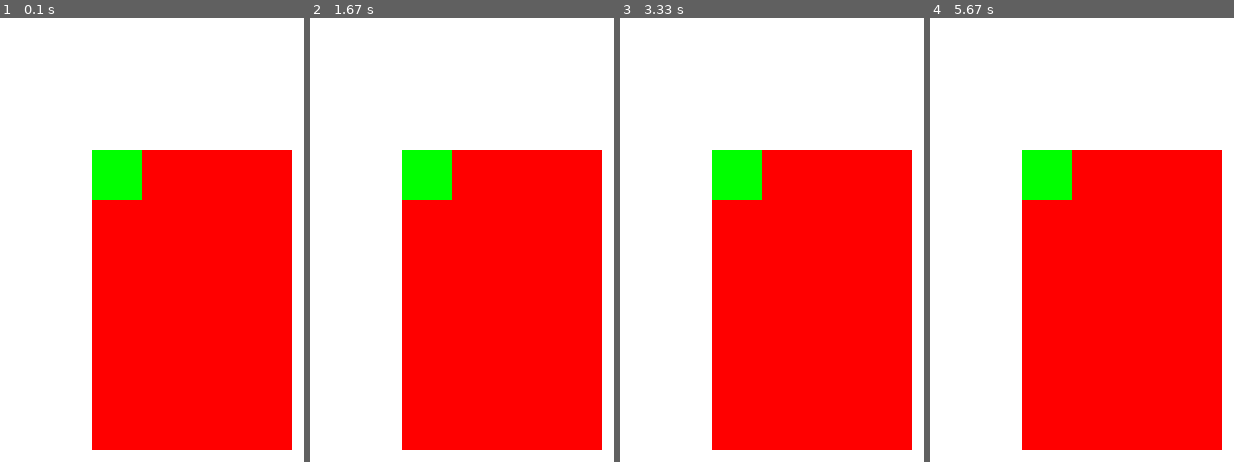
Above: before the commit, frames 1-4 (left to right).
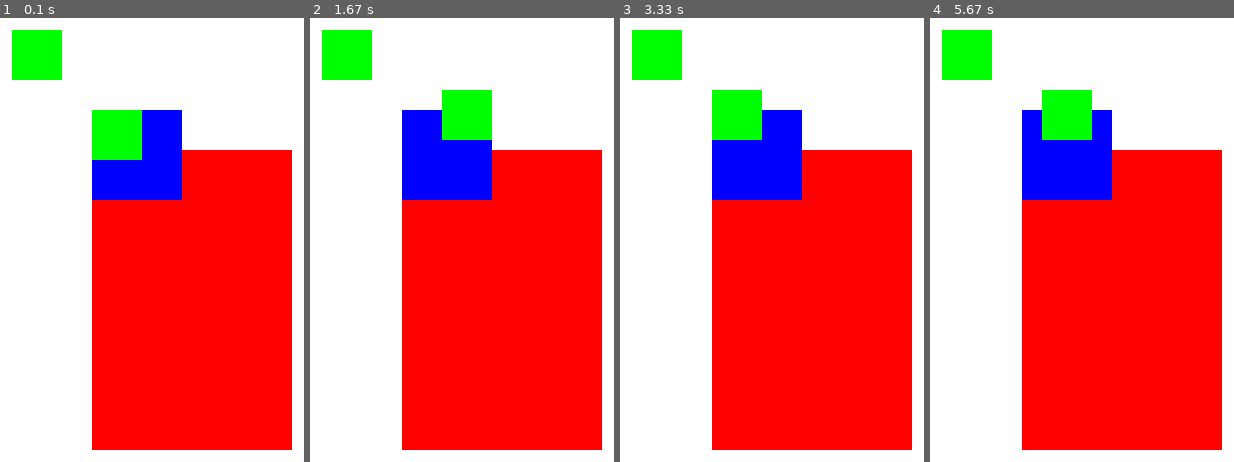
Above: after the commit, the same moments.

Repository: MartinNoy/JuegoPygame
Game: pygame game, started from Juego.py
Two runs of this game, one before a commit and one after it. Both use one fixed random seed, a clock stepped at 60 frames per second and the inputs below.
Inputs:
- Up to frame 1 (0.1 s): no input
- Up to frame 2 (1.67 s): hold Right 0.33-0.8 s; hold Up 0.83-1.13 s; hold Right 1.17-1.63 s
- Up to frame 3 (3.33 s): hold Left 1.67-2.2 s; hold Down 2.23-2.53 s; hold Left 2.57-2.97 s; hold Up from 3 s (still down)
- Up to frame 4 (5.67 s): release Up at 3.37 s; hold Right 3.4-4.03 s; hold Down 4.07-4.43 s; hold Left 4.47-4.93 s; hold Right 4.97-5.43 s; hold Up from 5.47 s (still down)

The runs differ from the first frame. In frame 1, 7.5% of the frame differs, in the area x 3-60%, y 2-41%; in frame 2, 8.6%; in frame 3, 8.6%; in frame 4, 8.6%.

Commit message:
actualizado usando eclipse

Diff:
--- a/Juego.py
+++ b/Juego.py
@@ -12,6 +12,7 @@
     blanco = (255, 255, 255)#determina un color en RGB
     rojo = (255, 0, 0)#determina un color en RGB
     verde = (0, 255, 0)#determina un color en RGB
+    azul = (0, 0, 255)
 
     #superficies
     s1 = pygame.Surface((100, 150))#determina el tamaño de la superficie
@@ -19,15 +20,32 @@
     s2 = pygame.Surface((25, 25))
     s2.fill((0,255,0))#se pueden pasar directamente valores en RGB
 
+    #rectangulos
+    r1 = pygame.Rect(50,50,45,45)
+    r2 = pygame.Rect(50,50,25,25)
     #bucle principal
     while salir != False:  # Loop Principal
         for event in pygame.event.get():
             if event.type == pygame.QUIT:#evento de cerrar ventana
                 salir = False
+            #if event.type == pygame.MOUSEBUTTONDOWN:evento para presion del boton
+                #r1.move_ip(10, 10)#mueve el rectangulo 10px cada vez que se presiona el boton
+            if event.type == pygame.KEYDOWN:#revisa si hay teclase precionadas
+                if event.key == pygame.K_LEFT:#si se preciono la flecha izuierda realiza el movimiento
+                    r2.move_ip(-10, 0)#determina la cantidad de px que se mueve (x,y)
+                if event.key == pygame.K_RIGHT:#se mueve hacia la derecha con la fecha derecha
+                    r2.move_ip(10, 0)#determina la cantidad de px que se mueve (x,y)
+                if event.key == pygame.K_UP:#se mueve hacia arriba con la fecha arriba
+                    r2.move_ip(0,-10)#determina la cantidad de px que se mueve (x,y)
+                if event.key == pygame.K_DOWN:#se mueve hacia abajo con la fecha abajo
+                    r2.move_ip(0, 10)#determina la cantidad de px que se mueve (x,y)
 
         win.fill(blanco)#pinta la ventana de blanco
         win.blit(s1, (50, 70))#mostrar una superficie predefinida en la ventana
-        win.blit(s2, (50, 70))#mostrar una superficie predefinida en la ventana
+        win.blit(s2, (10, 10))#mostrar una superficie predefinida en la ventana
+
+        pygame.draw.rect(win,azul,r1)
+        pygame.draw.rect(win, verde, r2)
 
         reloj1.tick(20)#setea para refrescar a 20fps
         pygame.display.update()#funcion para refrescar la ventana
